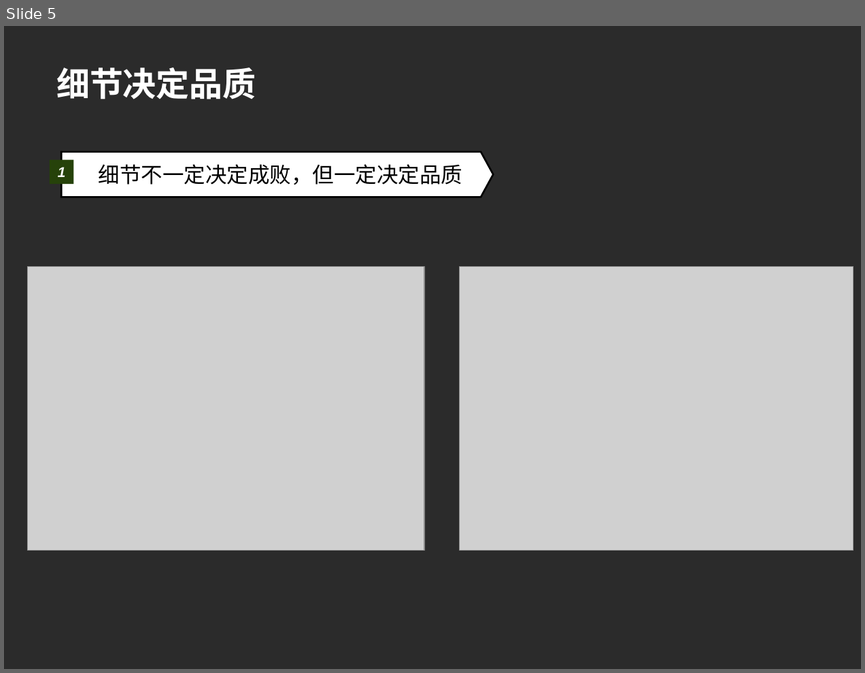
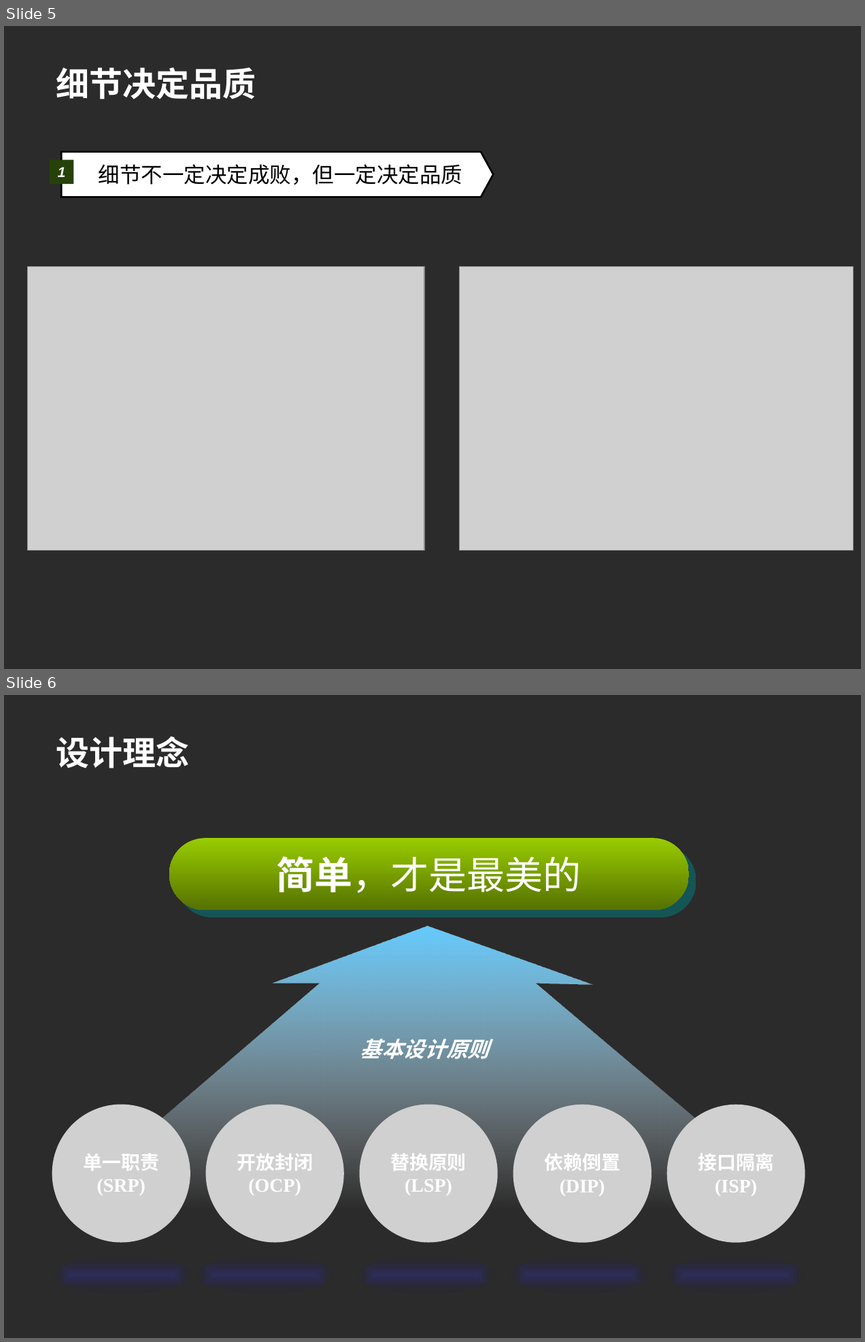
Before and after one commit to machicao2013/mooon, a slide deck: distributed_platform/docs/mooon.ppt. Shown one above the other, each under a label of ours: slide 5 before the commit, slides 5 and 6 after it. The pictures are 865x673 and 865x1342 pixels, drawn with LibreOffice and Linux fonts; fonts in the diff are those of the drawing; grey boxes stand for pictures; background and template pictures are left out; a plain dark background stands for a picture behind light text. Boxes give left, top, right and bottom in pixels: in the first picture for what was removed or moved away, otherwise in the second. Text is boxed around its words. In the diff, an @@ line names an element or a change of style, - is before the commit and + after.

```diff
--- a/distributed_platform/docs/mooon.ppt
+++ b/distributed_platform/docs/mooon.ppt
@@ slide 6 added at [4, 695, 861, 1338], background picture (left out) @@
@@ title added at [56, 736, 190, 768], 28 pt, text #FFFFFF, bold @@
+设计理念
@@ rounded rectangle added at [169, 838, 689, 910], fill gradient #99CC00 to #557100, 32 pt, text #FFFFFF @@
+简单，才是最美的
@@ freeform shape added at [54, 926, 804, 1209], fill gradient #66CCFF to #FFFFFF @@
@@ text added at [360, 1038, 489, 1059], 18 pt, text #FFFFFF, bold, italic @@
+基本设计原则
@@ picture added at [52, 1104, 190, 1242], 16 pt, text #FFFFFF, bold @@
+单一职责
+(SRP)
@@ picture added at [205, 1104, 343, 1242], 16 pt, text #FFFFFF, bold @@
+开放封闭
+(OCP)
@@ picture added at [360, 1104, 498, 1242], 16 pt, text #FFFFFF, bold @@
+替换原则
+(LSP)
@@ picture added at [513, 1104, 651, 1242], 16 pt, text #FFFFFF, bold @@
+依赖倒置
+(DIP)
@@ picture added at [667, 1104, 805, 1242], 16 pt, text #FFFFFF, bold @@
+接口隔离
+(ISP)
@@ ellipse added at [54, 1256, 192, 1293], fill gradient #3333CC to #17175E @@
@@ ellipse added at [195, 1256, 333, 1293], fill gradient #3333CC to #17175E @@
@@ ellipse added at [358, 1256, 496, 1293], fill gradient #3333CC to #17175E @@
@@ ellipse added at [509, 1256, 647, 1293], fill gradient #3333CC to #17175E @@
@@ ellipse added at [666, 1256, 804, 1293], fill gradient #3333CC to #17175E @@
```
Also in this commit, not shown: 9 slides changed, 9 other slides added, 2 slides removed, 1 other file.
